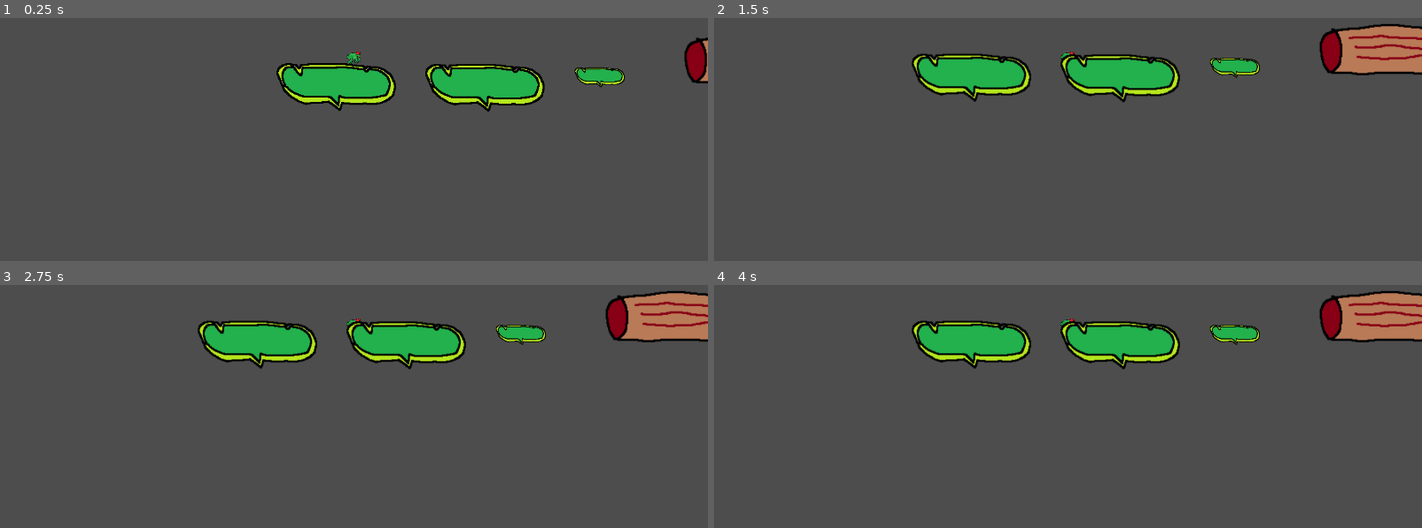
Above: before the commit, frames 1-4 (two rows, left to right).
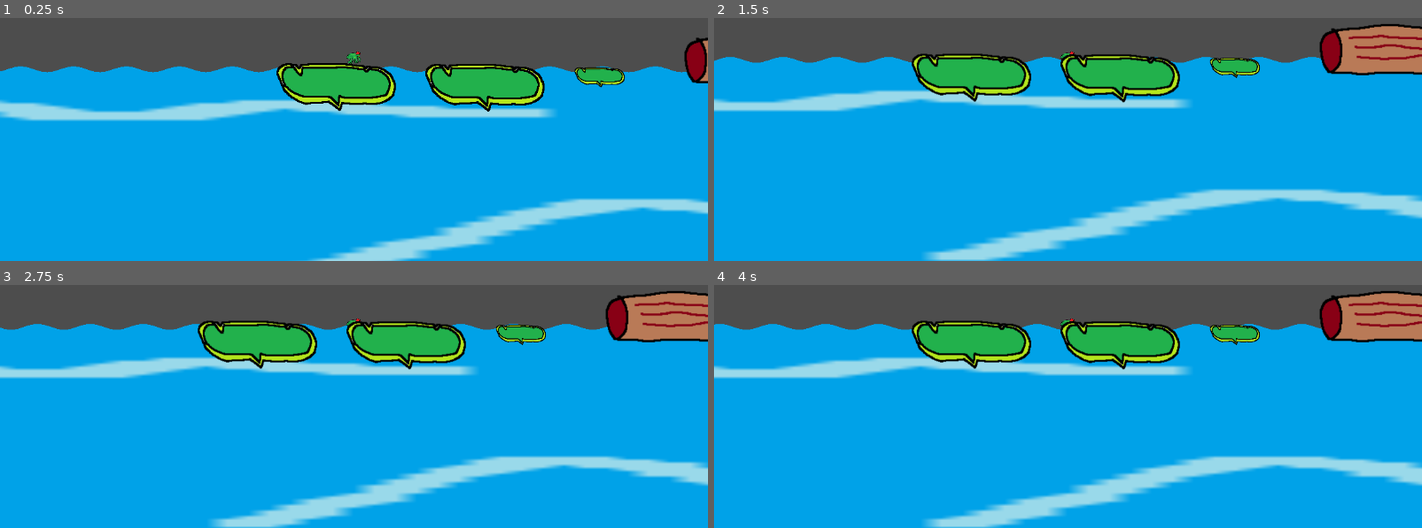
Above: after the commit, the same moments.

Repository: flowerFawn/many-games
Game: Godot game, scene res://frog/frog_world.tscn
The game is run twice, just before and just after one commit, with the same random seed, the same clock (stepped at 60 frames per second) and the same inputs. The project has no main scene, so this scene is started directly. The engine's default icon, where the game draws it, is replaced by a stand-in: a white triangle on a blue panel in a dark square.
Inputs (mouse positions are in pixels of both pictures, inside the frame that each line leads up to):
- Up to frame 1 (0.25 s): no input
- Up to frame 2 (1.5 s): tap Enter at 0.5 s; move the mouse to (1223, 42) at 0.52 s; click (1223, 42) at 0.77 s; move the mouse to (926, 83) at 1.27 s
- Up to frame 3 (2.75 s): click (212, 350) at 1.52 s; move the mouse to (outside the picture) at 2.02 s
- Up to frame 4 (4 s): move the mouse to (1032, 408) at 2.77 s; click (1032, 408) at 3.02 s; move the mouse to (1280, 389) at 3.52 s; click (1280, 389) at 3.77 s

The runs differ from the first frame. In frame 1, 74% of the frame differs, in the area x 0-100%, y 19-100%; in frame 2, 77%, in the area x 0-100%, y 16-100%; in frame 3, 77%; in frame 4, 77%.

Commit message:
water shader

Diff:
--- a/new-game-project/frog/frog_world.tscn
+++ b/new-game-project/frog/frog_world.tscn
@@ -1,9 +1,18 @@
 [gd_scene format=3 uid="uid://ckavqb25bdaul"]
 
+[ext_resource type="Shader" uid="uid://cav5a3lpbgjti" path="res://frog/water.gdshader" id="1_a0jiu"]
 [ext_resource type="PackedScene" uid="uid://dd8c2epymiirf" path="res://frog/frog.tscn" id="1_ucma1"]
+[ext_resource type="Texture2D" uid="uid://c77ulclum517y" path="res://frog/water.png" id="2_44buh"]
 [ext_resource type="Texture2D" uid="uid://4q335xxs2p" path="res://icon.svg" id="2_k7n5j"]
 [ext_resource type="Texture2D" uid="uid://sxx8lmdnaph5" path="res://frog/lilypad.png" id="3_le7s1"]
 [ext_resource type="Texture2D" uid="uid://d4c5dfkxyqoq2" path="res://frog/log.png" id="4_a0jiu"]
+
+[sub_resource type="ShaderMaterial" id="ShaderMaterial_44buh"]
+shader = ExtResource("1_a0jiu")
+shader_parameter/mid_wave = 0.01
+shader_parameter/wave_height = 0.005
+shader_parameter/frequency = 3.0
+shader_parameter/waves = 500.0
 
 [sub_resource type="RectangleShape2D" id="RectangleShape2D_fj7yv"]
 size = Vector2(174, 26)
@@ -21,6 +30,13 @@
 distance = -176.0
 
 [node name="Node2D" type="Node2D" unique_id=1360023096]
+
+[node name="Sprite2D" type="Sprite2D" parent="." unique_id=1317507053]
+texture_repeat = 2
+material = SubResource("ShaderMaterial_44buh")
+position = Vector2(590, 472)
+scale = Vector2(34.242188, 4.6132817)
+texture = ExtResource("2_44buh")
 
 [node name="frog" parent="." unique_id=341157333 instance=ExtResource("1_ucma1")]
 position = Vector2(0, 9)
@@ -55,20 +71,20 @@
 [node name="CollisionShape2D4" type="CollisionShape2D" parent="StaticBody2D" unique_id=1371749871]
 shape = SubResource("WorldBoundaryShape2D_le7s1")
 
-[node name="Lilypad" type="Sprite2D" parent="." unique_id=644921983]
+[node name="Lilypad" type="Sprite2D" parent="StaticBody2D" unique_id=644921983]
 position = Vector2(-26, 49)
 texture = ExtResource("3_le7s1")
 
-[node name="Lilypad2" type="Sprite2D" parent="." unique_id=1117992851]
+[node name="Lilypad2" type="Sprite2D" parent="StaticBody2D" unique_id=1117992851]
 position = Vector2(216, 50)
 texture = ExtResource("3_le7s1")
 
-[node name="Lilypad3" type="Sprite2D" parent="." unique_id=1833636945]
+[node name="Lilypad3" type="Sprite2D" parent="StaticBody2D" unique_id=1833636945]
 position = Vector2(401.00003, 33)
 scale = Vector2(0.42, 0.42)
 texture = ExtResource("3_le7s1")
 
-[node name="Log" type="Sprite2D" parent="." unique_id=999500952]
+[node name="Log" type="Sprite2D" parent="StaticBody2D" unique_id=999500952]
 position = Vector2(651, 5)
 scale = Vector2(1.18, 1.18)
 texture = ExtResource("4_a0jiu")
--- /dev/null
+++ b/new-game-project/frog/water.gdshader
@@ -0,0 +1,22 @@
+shader_type canvas_item;
+uniform float mid_wave;
+uniform float wave_height;
+uniform float frequency;
+uniform float waves;
+
+void vertex() {
+	// Called for every vertex the material is visible on.
+}
+
+void fragment() {
+	//if uv.y is lower (so visibly above) then make invisible
+	//+ .5 is middle of wave (sin(x) = 0), c
+	//c * sin (x) then makes it +c (so 2c) at peak and -c (so 0) at pits
+	if (UV.y < mid_wave + (wave_height * sin((TIME * frequency) + (UV.x * waves)))){
+		COLOR.a = 0.0;
+	}
+}
+//void light() {
+//	// Called for every pixel for every light affecting the CanvasItem.
+//	// Uncomment to replace the default light processing function with this one.
+//}
Not shown, added: new-game-project/frog/water.gdshader.uid
Binary file added: new-game-project/frog/water.png
Not shown, added: new-game-project/frog/water.png.import
